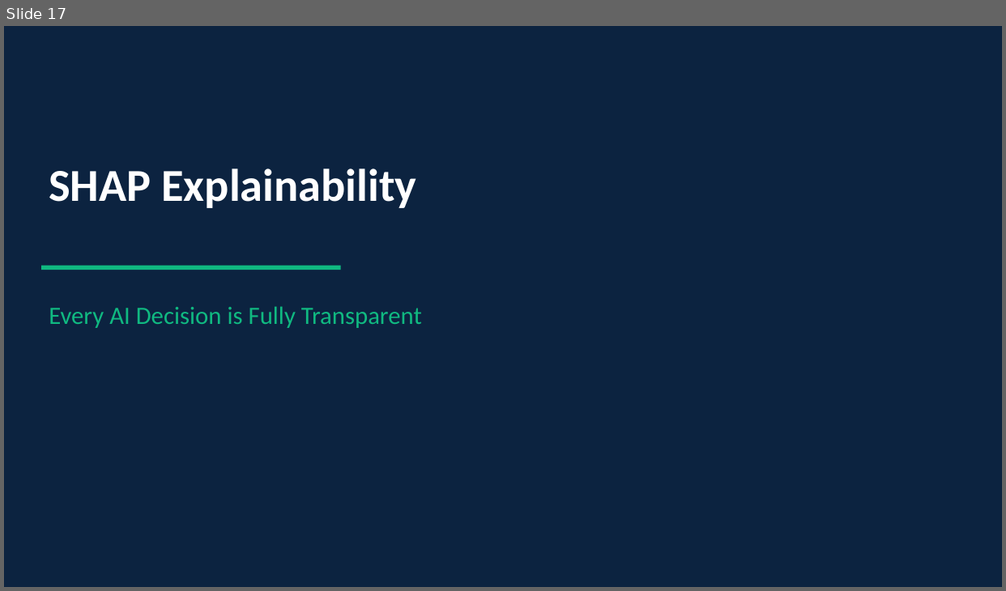
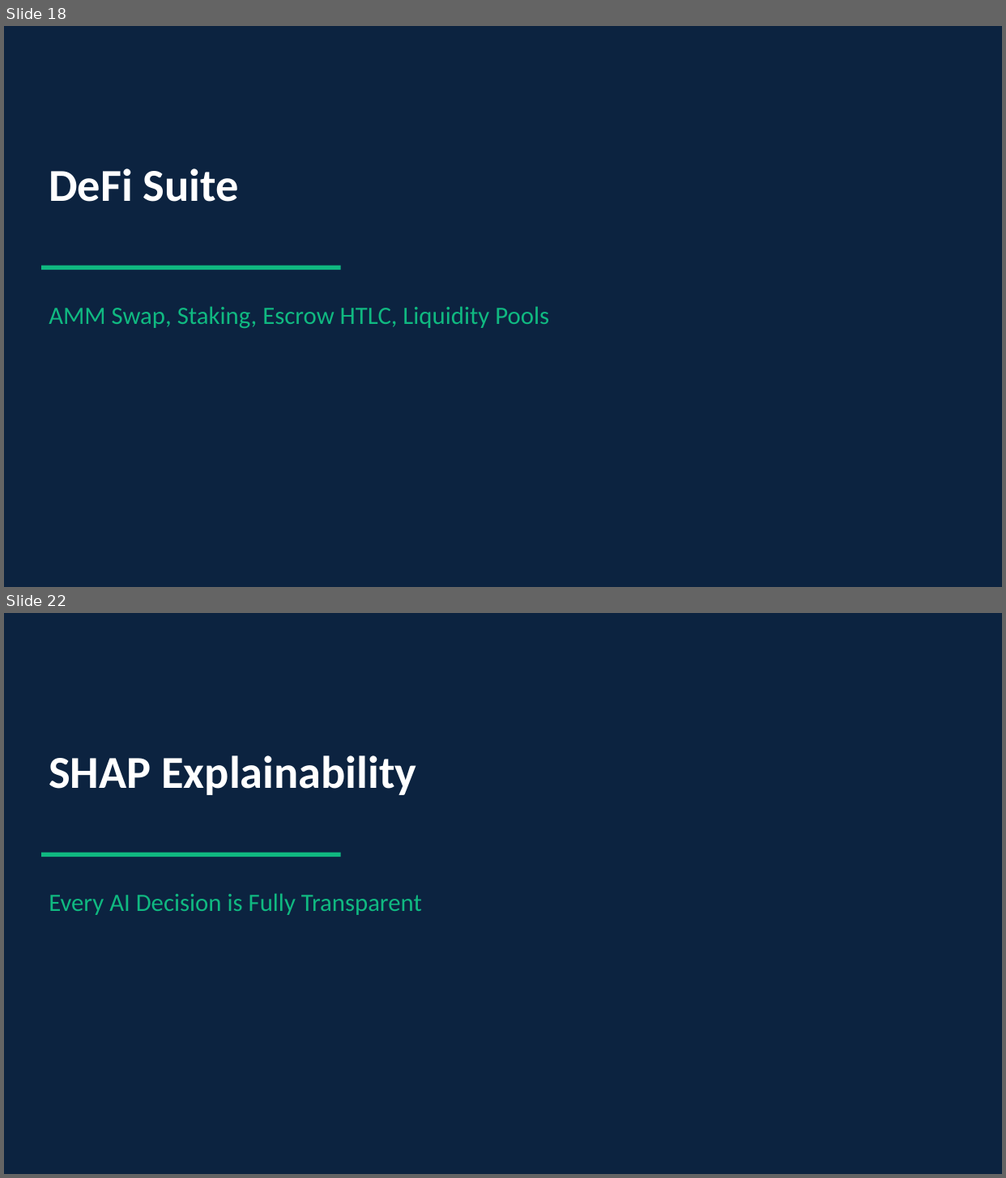
Before and after one commit to mohammedidriss/G9-IPTS, a slide deck: docs/G9-IPTS_Demo_Walkthrough.pptx. Shown one above the other, each under a label of ours: slide 17 before the commit, slides 18 and 22 after it; the slides between them are not shown. The pictures are 1006x591 and 1006x1178 pixels, drawn with LibreOffice and Linux fonts; fonts in the diff are those of the drawing. Boxes give left, top, right and bottom in pixels: in the first picture for what was removed or moved away, otherwise in the second. Text is boxed around its words. In the diff, an @@ line names an element or a change of style, - is before the commit and + after.

```diff
--- a/docs/G9-IPTS_Demo_Walkthrough.pptx
+++ b/docs/G9-IPTS_Demo_Walkthrough.pptx
@@ slide 18 added at [4,26,1002,587], background #0C2340; not listed: 1 template element that a slide beside it also shows @@
@@ text added at [49,169,239,202], 44 pt, text #FFFFFF, bold @@
+DeFi Suite
@@ text added at [49,306,549,329], 24 pt, text #10B981 @@
+AMM Swap, Staking, Escrow HTLC, Liquidity Pools
@@ what was slide 17 is now slide 22 @@
```
Also in this commit, not shown: 6 slides changed, 9 other slides added, 2 slides removed, 37 other files.
